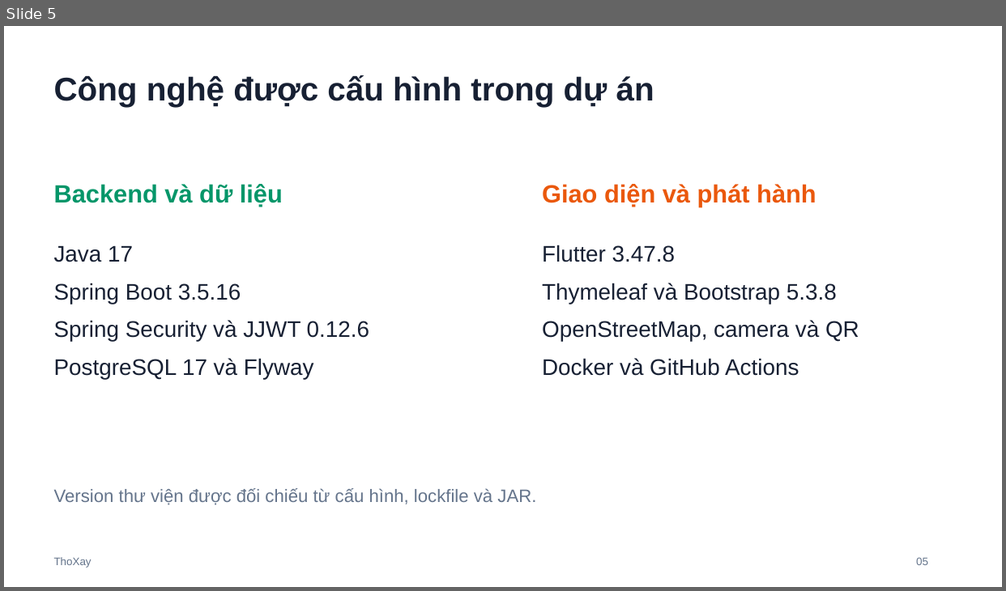
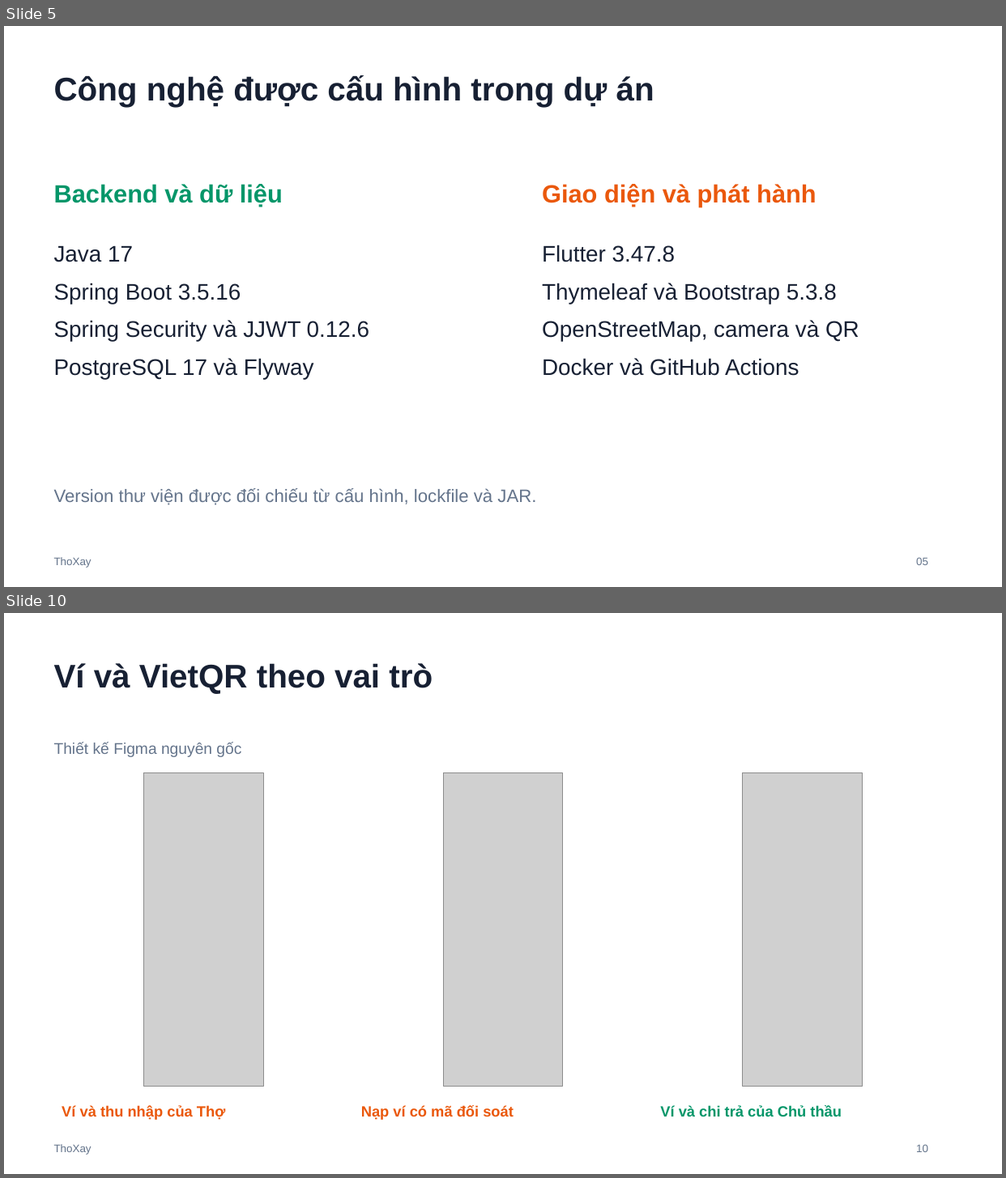
Before and after one commit to tranngocthiet2k6-ai/ThoXay, a slide deck: docs/SLIDE_BAO_VE_DO_AN.pptx. Shown one above the other, each under a label of ours: slide 5 before the commit, slides 5 and 10 after it; the slides between them are not shown. The pictures are 1006x591 and 1006x1178 pixels, drawn with LibreOffice and Linux fonts; fonts in the diff are those of the drawing; grey boxes stand for pictures. Boxes give left, top, right and bottom in pixels: in the first picture for what was removed or moved away, otherwise in the second. Text is boxed around its words. In the diff, an @@ line names an element or a change of style, - is before the commit and + after.

Commit message:
feat: cap nhat bao cao slide Figma va ho so bao ve danh so

```diff
--- a/docs/SLIDE_BAO_VE_DO_AN.pptx
+++ b/docs/SLIDE_BAO_VE_DO_AN.pptx
@@ slide 10 added at [4, 613, 1002, 1174], background #FFFFFF @@
@@ text added at [54, 663, 432, 694], 31.5 pt, text #172033, bold @@
+Ví và VietQR theo vai trò
@@ text added at [54, 742, 241, 757], 15 pt, text #64748B @@
+Thiết kế Figma nguyên gốc
@@ picture added at [144, 773, 263, 1087] @@
@@ picture added at [444, 773, 562, 1087] @@
@@ picture added at [743, 773, 862, 1087] @@
@@ text added at [62, 1105, 225, 1120], 14.2 pt, text #EA580C, bold @@
+Ví và thu nhập của Thợ
@@ text added at [361, 1105, 513, 1120], 14.2 pt, text #EA580C, bold @@
+Nạp ví có mã đối soát
@@ text added at [660, 1105, 842, 1117], 14.2 pt, text #059669, bold @@
+Ví và chi trả của Chủ thầu
@@ text added at [54, 1144, 91, 1155], 10.5 pt, text #64748B @@
+ThoXay
@@ text added at [916, 1144, 928, 1152], 10.5 pt, text #64748B @@
+10
```
Also in this commit, not shown: 3 slides changed, 6 other slides added, 7 slides removed, 27 other files.
